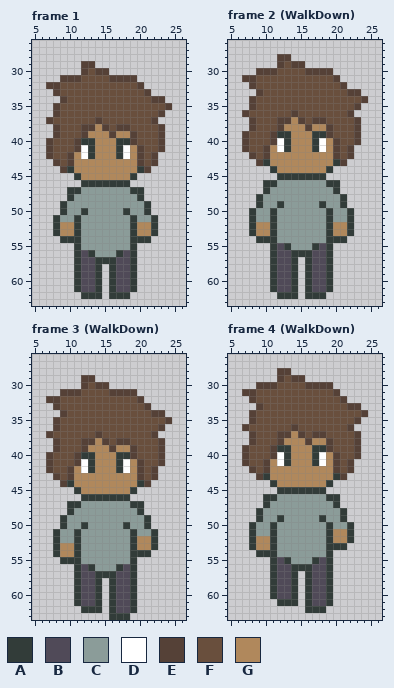
Edited in one commit: pixel-art file (characters.aseprite). The picture above is the old version.
32x64 pixels, 25 frames. Colours within 5 levels of each other are drawn and written as one. Shown: frame 1: x 5..26, y 26..63; frame 2 (WalkDown): x 5..26, y 26..63; frame 3 (WalkDown): x 5..26, y 26..63; frame 4 (WalkDown): x 5..26, y 26..63. The commit also changed other frames, which this record leaves out.
Palette (. is transparent): A #323c39  B #504a58  C #8b9c99  D #ffffff  E #554137  F #694f3d  G #b0885c
The same view after the edit:
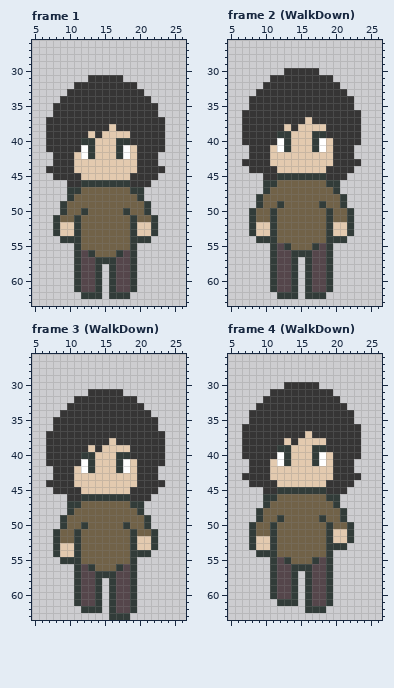
What changed:
layer "Hair Style 1" now shown
layer "Hair Style 2" now hidden
Colour B changes from #504a58 to #55464b.
Colour C changes from #8b9c99 to #716248.
Colour F changes from #694f3d to #363535.
Colour G changes from #b0885c to #e3caaf.
Frame 1:
Colour F now appears in row 37 at x 23; in rows 38 to 39 at x 7; in row 44 at x 7 to 8 and 22 to 23; in row 45 at x 8 to 10 and 20 to 22; in row 46 at x 10 to 11 and 19 to 21.
The author changed colour A to colour F in row 44 at x 10 and 20; in row 45 at x 11 and 19.
The author changed colour E to colour F in row 31 at x 16 to 17; in row 34 at x 9; in rows 35 to 36 at x 8; in row 37 at x 7, 14 and 22; in row 38 at x 8, 12 to 13, 15, 17 to 18 and 23; in row 39 at x 8, 12, 19 and 23.
The author changed colour E to colour F in row 40 at x 7, 11, 19 and 23; in row 41 at x 7, 11, 20 and 23; in row 42 at x 10, 20 and 22; in row 43 at x 8, 10, 20 and 22; in row 44 at x 9 and 21.
The author changed colour G to colour F in rows 38 to 39 at x 14.
The author changed colour E to colour G in row 39 at x 16.
The author changed colour F to colour G in row 38 at x 16.
Colour E is gone in row 29 at x 12 to 13; in row 30 at x 12 and 14 to 15; in row 31 at x 9 to 11 and 18 to 19; in row 32 at x 7 to 8 and 20; in row 33 at x 8 and 21; in row 34 at x 22 to 23.
Colour E is gone in row 35 at x 24; in row 36 at x 23; in row 42 at x 7.
Colour F is gone in row 30 at x 13; in row 31 at x 12; in row 32 at x 9 to 10; in row 33 at x 9; in row 35 at x 23.
Frame 2 (WalkDown):
Colour F now appears in row 36 at x 23; in rows 37 to 38 at x 7; in row 43 at x 7 to 8 and 22 to 23; in row 44 at x 8 to 10 and 20 to 22; in row 45 at x 10 to 11 and 19 to 21.
The author changed colour A to colour F in row 43 at x 10 and 20; in row 44 at x 11 and 19.
The author changed colour E to colour F in row 30 at x 16 to 17; in row 33 at x 9; in rows 34 to 35 at x 8; in row 36 at x 7, 14 and 22; in row 37 at x 8, 12 to 13, 15, 17 to 18 and 23; in row 38 at x 8, 12, 19 and 23.
The author changed colour E to colour F in row 39 at x 7, 11, 19 and 23; in row 40 at x 7, 11, 20 and 23; in row 41 at x 10, 20 and 22; in row 42 at x 8, 10, 20 and 22; in row 43 at x 9 and 21.
The author changed colour G to colour F in rows 37 to 38 at x 14.
The author changed colour E to colour G in row 38 at x 16.
The author changed colour F to colour G in row 37 at x 16.
Colour E is gone in row 28 at x 12 to 13; in row 29 at x 12 and 14 to 15; in row 30 at x 9 to 11 and 18 to 19; in row 31 at x 7 to 8 and 20; in row 32 at x 8 and 21; in row 33 at x 22 to 23.
Colour E is gone in row 34 at x 24; in row 35 at x 23; in row 41 at x 7.
Colour F is gone in row 29 at x 13; in row 30 at x 12; in row 31 at x 9 to 10; in row 32 at x 9; in row 34 at x 23.
Frame 3 (WalkDown): the same change as frame 1
Frame 4 (WalkDown): the same change as frame 2 (WalkDown)
Boxes around the changes in both pictures, in picture pixels (x1, y1, x2, y2):
changed: (46, 61, 172, 292)
changed: (242, 54, 368, 292)
changed: (46, 375, 172, 613)
changed: (242, 368, 368, 606)
